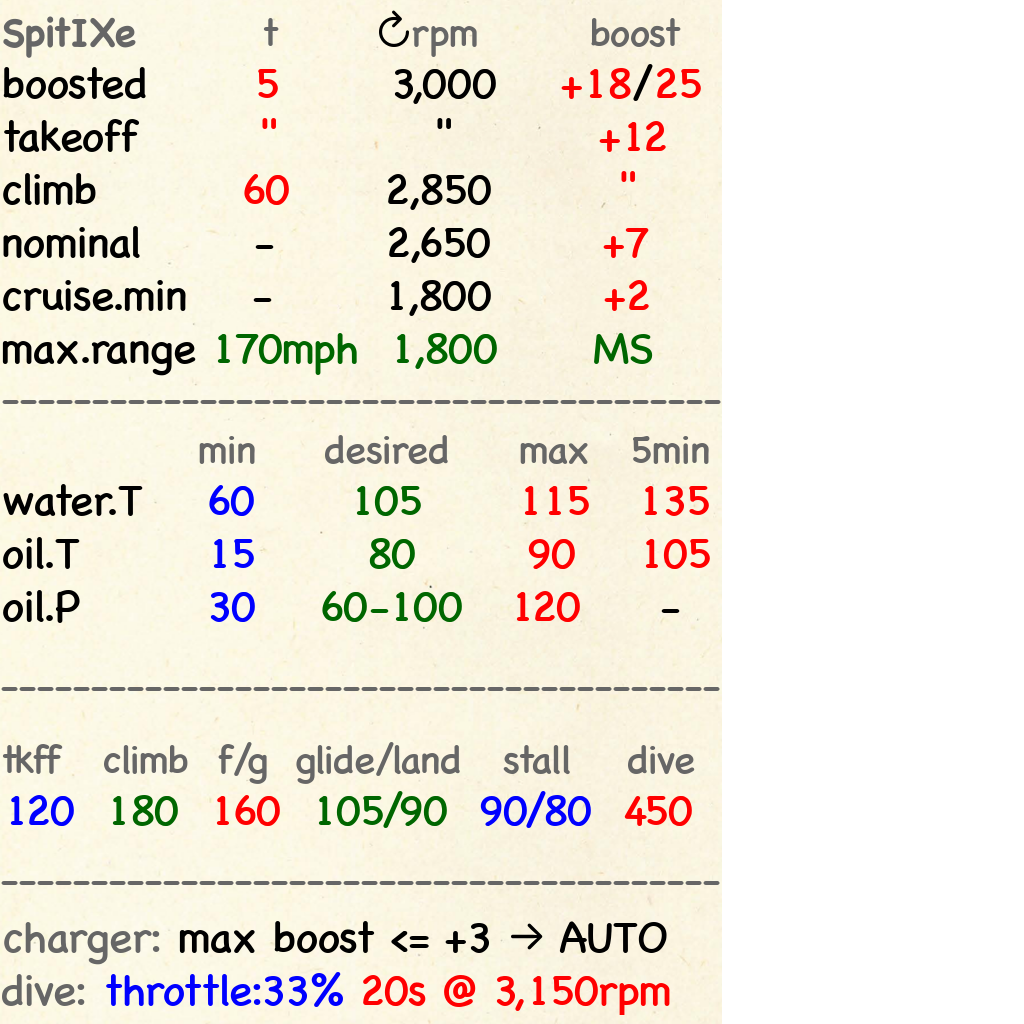
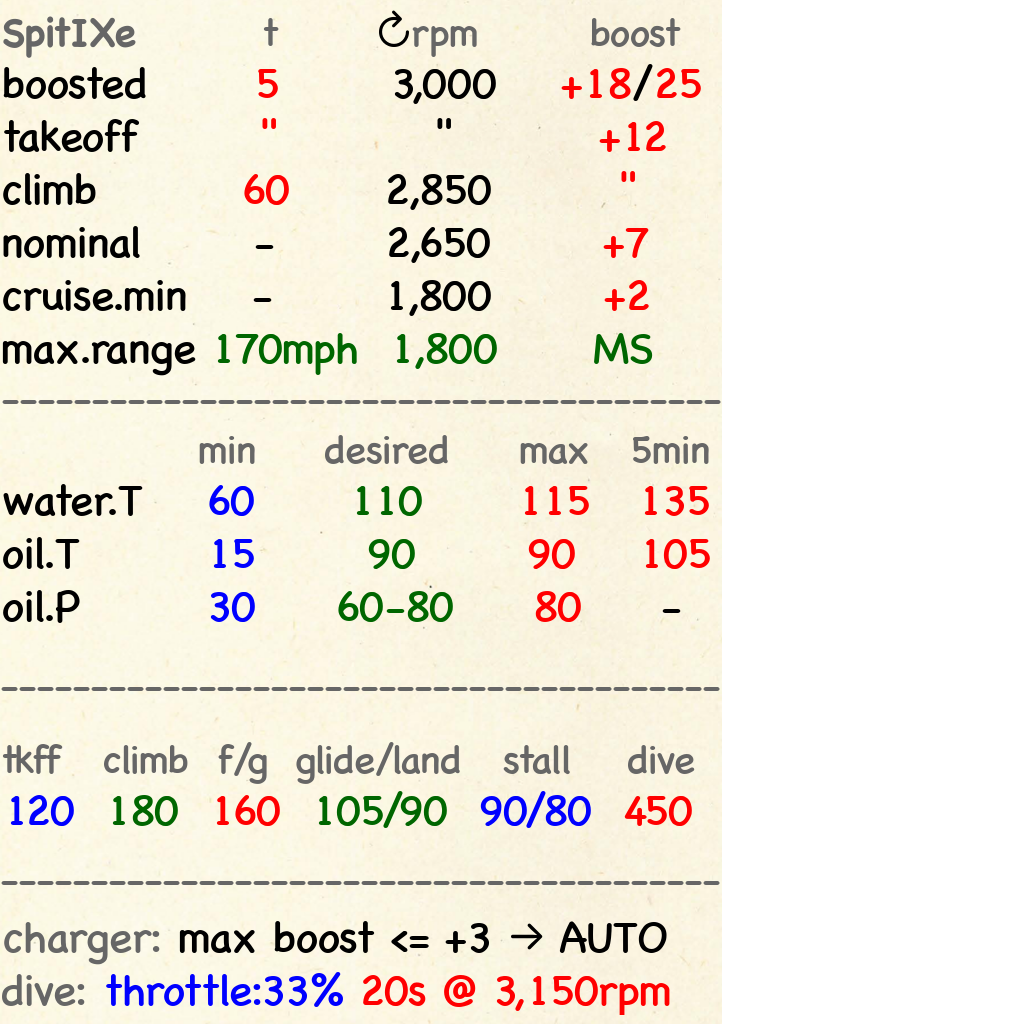
The second 1024×1024 image is a revision of the first. Changes to its layers:
painted on "min desired ..." over [322, 486, 681, 622]
